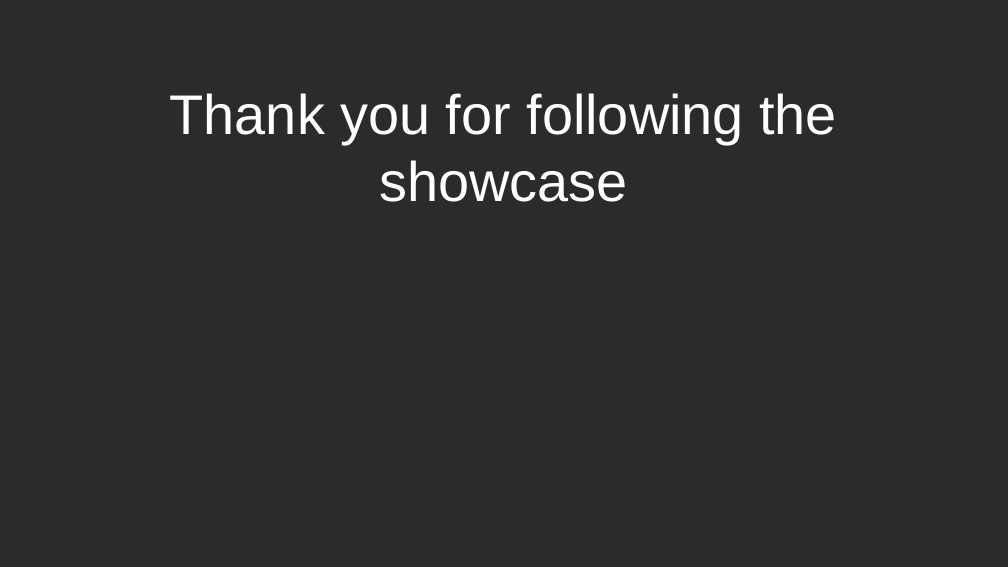
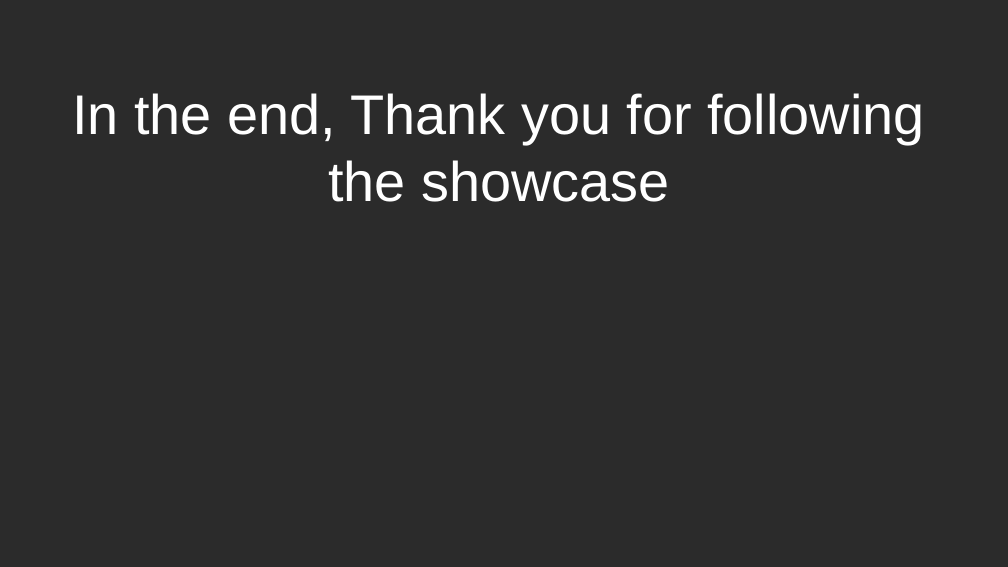
Before and after one commit to MajidAbdelilah/um6p_project_showcase, a slide deck: slide 10 of um6p_showcase.odp. Drawn at 1008x567 pixels with LibreOffice and Linux fonts; fonts in the diff are those of the drawing; background and template pictures are left out; a plain dark background stands for a picture behind light text. Boxes give left, top, right and bottom in pixels: in the first picture for what was removed or moved away, otherwise in the second. Text is boxed around its words. In the diff, an @@ line names an element or a change of style, - is before the commit and + after.

```diff
--- a/um6p_showcase.odp
+++ b/um6p_showcase.odp
@@ title at (72, 93, 924, 202): text changed @@
-Thank you for following the showcase
+In the end, Thank you for following the showcase
```
Also in this commit, not shown: 1 other slide changed.
